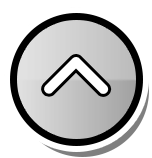
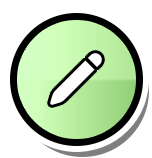
Layered file, before and after one edit (w=152, h=158). Changes by layer:
added layer "das" in group "Группа 1" over [50, 53, 102, 105]
hid "Up" over [44, 57, 109, 94]
hid "Градиентная заливка 1" (1st of 4) over [17, 20, 136, 139]
showed "Градиентная заливка 1" (4th of 4) over [17, 20, 136, 139]
